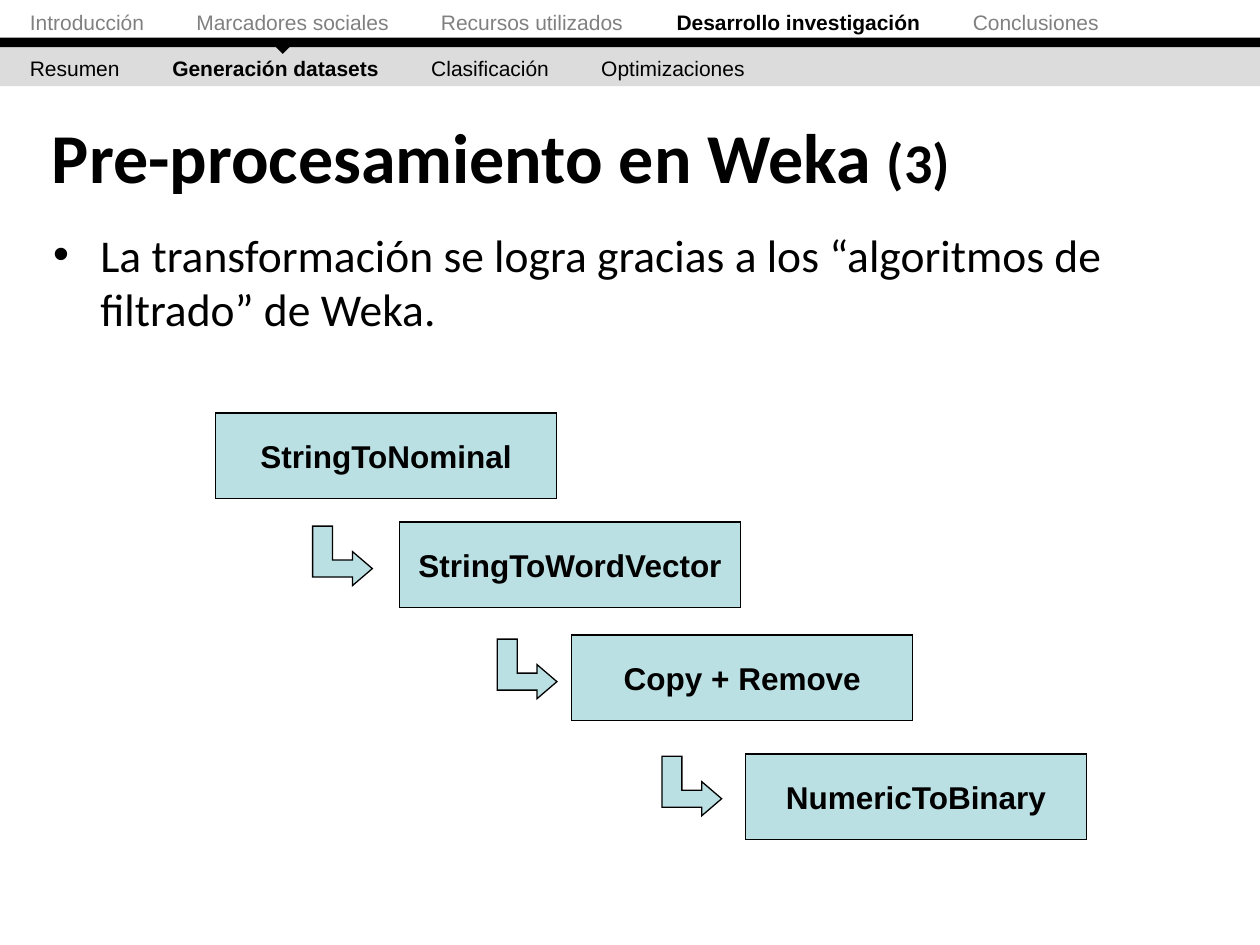
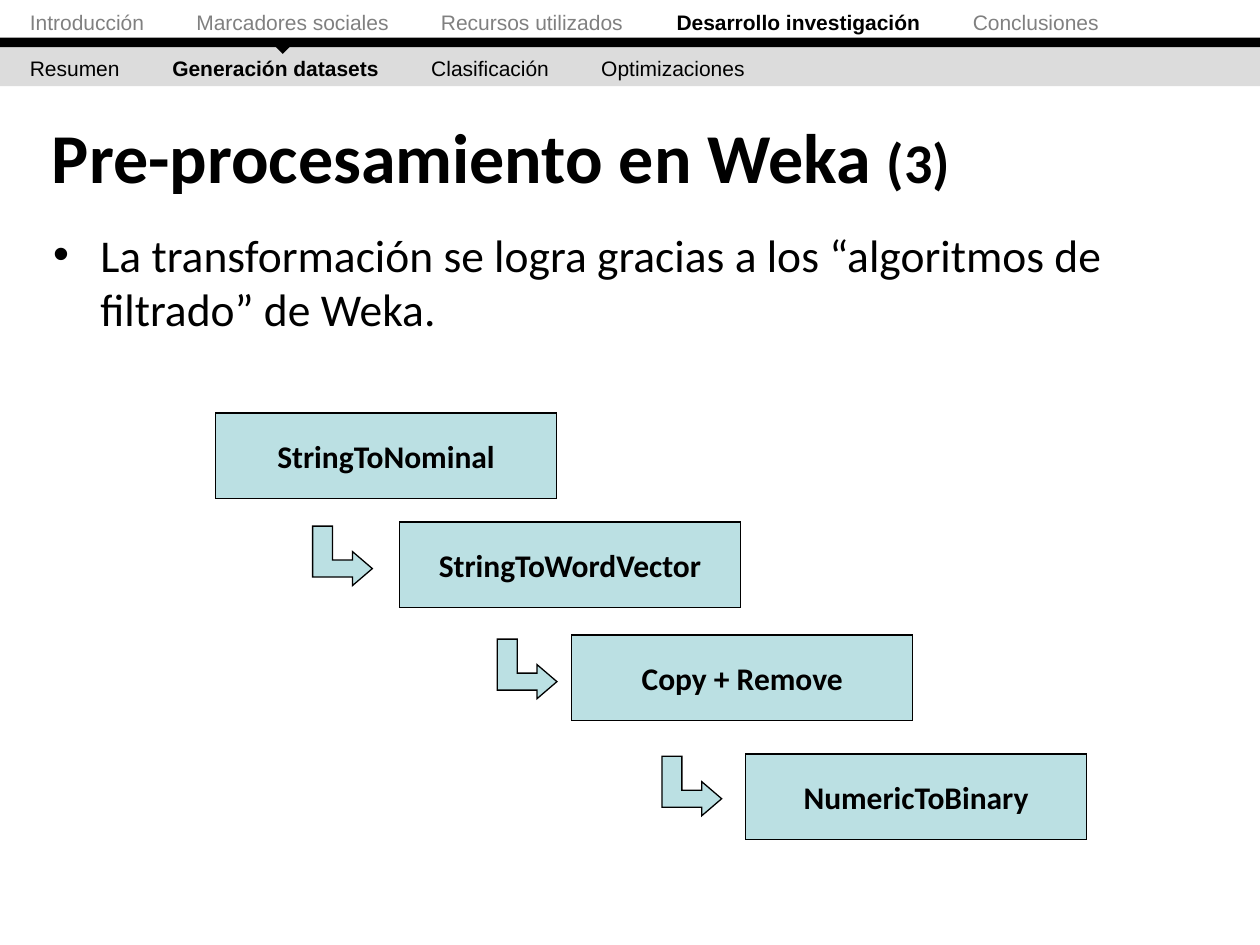
Before and after one commit to ak907kenai/nicotournetesis, a slide deck: slide 36 of docs_trunk/Nicolás Tourné - Presentación Tesis (v2).ppt (slide 39 before the commit). Drawn at 1260x945 pixels with LibreOffice and Linux fonts; fonts in the diff are those of the drawing. Boxes give left, top, right and bottom in pixels: in the first picture for what was removed or moved away, otherwise in the second. Text is boxed around its words. In the diff, an @@ line names an element or a change of style, - is before the commit and + after.

```diff
--- a/docs_trunk/Nicolás Tourné - Presentación Tesis (v2).ppt
+++ b/docs_trunk/Nicolás Tourné - Presentación Tesis (v2).ppt
@@ font Arial to Calibri in 4 elements at (x1=399, y1=522, x2=740, y2=607), (x1=746, y1=753, x2=1086, y2=839), (x1=572, y1=635, x2=914, y2=721), (x1=215, y1=413, x2=557, y2=499) @@
```
Also in this commit, not shown: 19 other slides changed, 3 slides removed.
